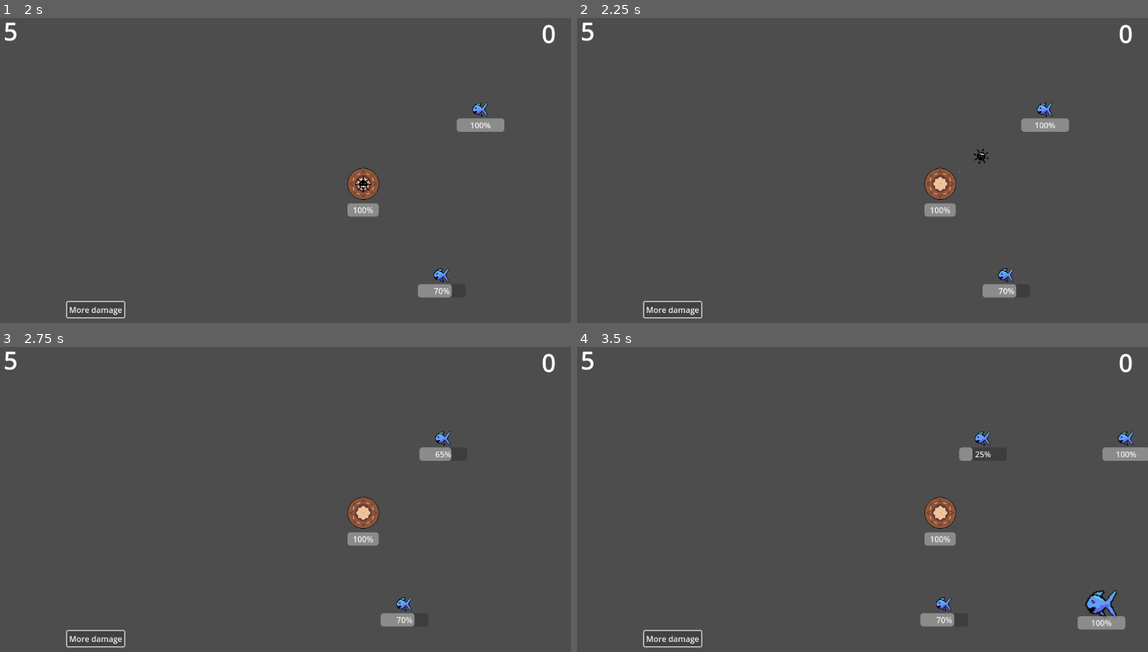
Above: before the commit, frames 1-4 (two rows, left to right).
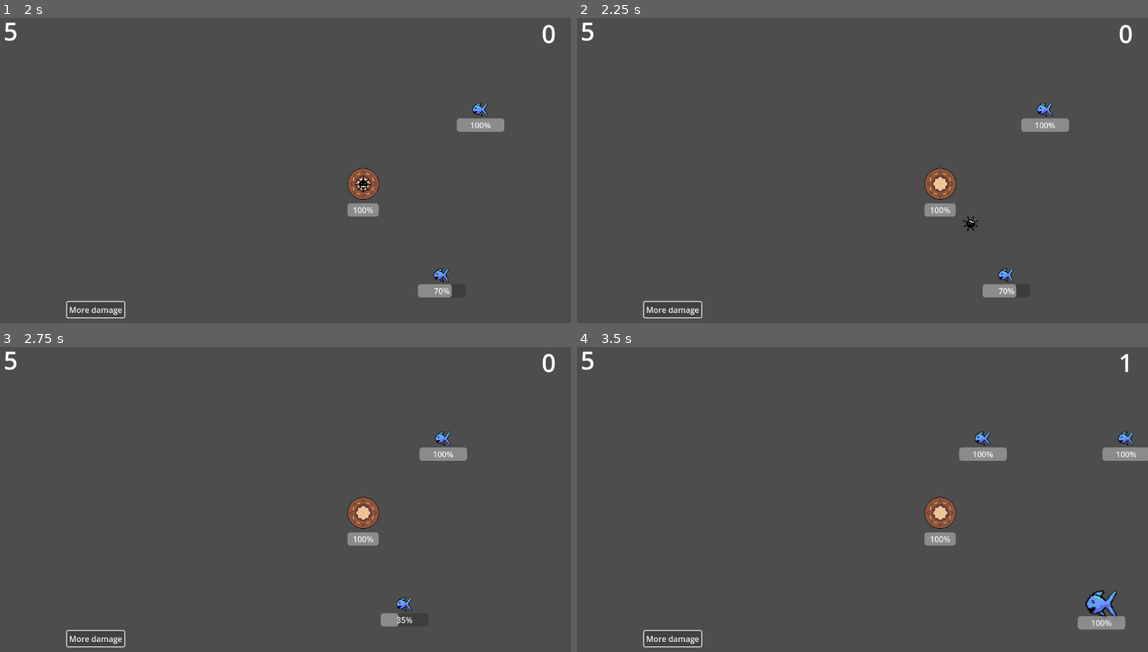
Above: after the commit, the same moments.

Repository: macmist/godot-game
Game: Godot game, scene res://Assets/Scenes/main.tscn
Two runs of this game, one before a commit and one after it. Both use one fixed random seed, a clock stepped at 60 frames per second and the inputs below.
Inputs:
- Up to frame 1 (2 s): click "More damage" at 0.5 s; click "More damage" at 1.25 s
- Up to frame 2 (2.25 s): click "More damage" at 2 s
- Up to frame 3 (2.75 s): no input
- Up to frame 4 (3.5 s): no input

Frame 1 is identical in both runs. In frame 2, 0.1% of the frame differs, in the area x 63-73%, y 42-70%; in frame 3, 0.3%; in frame 4, 0.7%, in the area x 60-98%, y 2-92%.

Commit message:
chore: fixed targetting system

Diff:
--- a/Assets/Scripts/tower.gd
+++ b/Assets/Scripts/tower.gd
@@ -5,6 +5,8 @@
 @onready var timer: Timer = %Timer
 @onready var health_bar: ProgressBar = %HealthBar
 @export var parent_for_projectiles: NodePath
+
+var target: Fish
 
 var fishes_in_range: Array[Fish] = []
 
@@ -20,16 +22,19 @@
 
 func find_closest():
 	var enemy = null
-	var closest_distance: float = 200000
+	if fishes_in_range.is_empty():
+		return
+	var closest_distance: float = INF
 	for fish in fishes_in_range:
-		var distance = position.distance_to(fish.position)
+		var distance = position.distance_to(fish.global_position)
 		if distance < closest_distance:
 			enemy = fish
 			closest_distance = distance
+	draw_line(position,enemy.position, "black")
 	return enemy
 
 func shoot() -> void:
-	var target = find_closest()
+	target = find_closest()
 	if target == null:
 		return
 	const PROJECTILE = preload("res://Assets/Scenes/projectile.tscn")
@@ -65,14 +70,11 @@
 
 
 func _on_power_pressed() -> void:
-	print("HIIII")
 	projectile_upgrades.append(DamageProjectileStrategy.new())
 
 
-
-
 func _on_range_body_entered(body: Node2D) -> void:
-	if body is Fish:
+	if body is Fish and !fishes_in_range.has(body):
 		print("Found a fish")
 		fishes_in_range.push_front(body)
 
Not shown, changed: README.md
Not shown, added: external/latest.mp4
